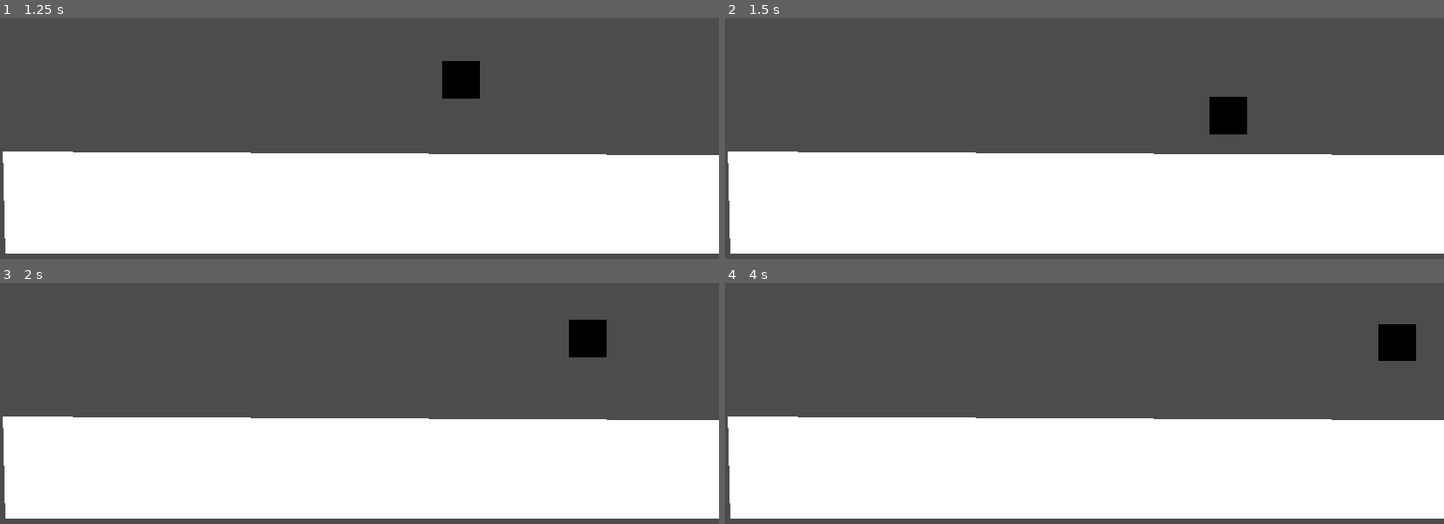
Above: before the commit, frames 1-4 (two rows, left to right).
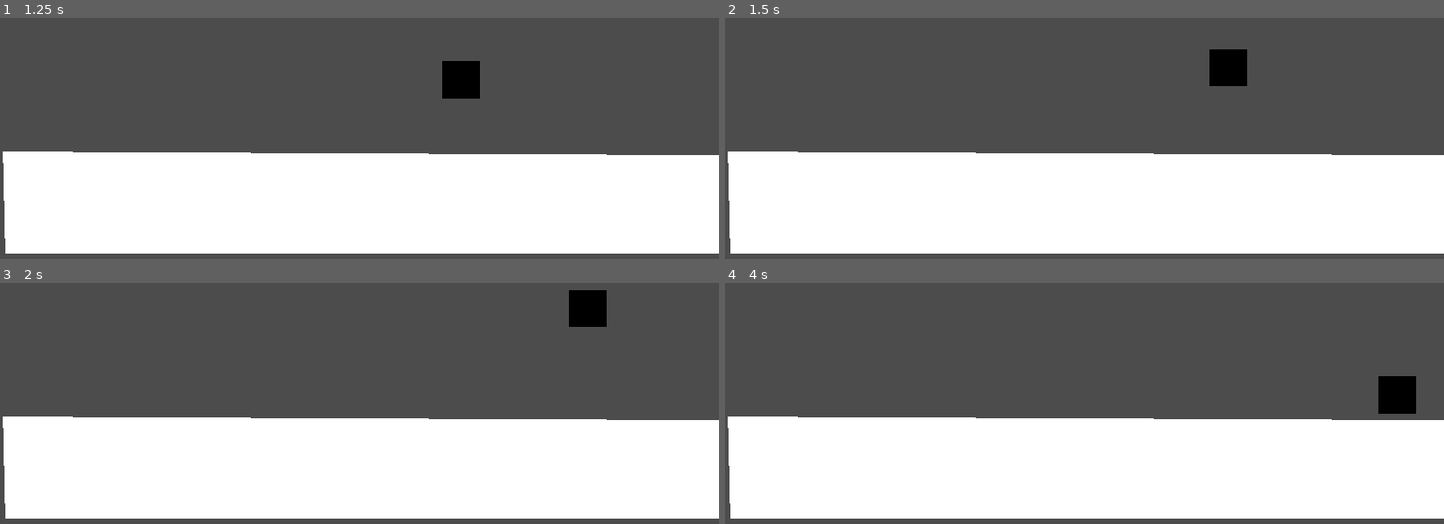
Above: after the commit, the same moments.

Repository: gabs-passarinho-garcia/moonLightJamPWojeto
Game: Godot game, scene res://menus/main_menu.tscn
The game is run twice, just before and just after one commit, with the same random seed, the same clock (stepped at 60 frames per second) and the same inputs.
Inputs:
- Up to frame 1 (1.25 s): hold D (right) from 0.53 s (still down); hold W (jump) from 0.53 s (still down)
- Up to frame 2 (1.5 s): keep holding D (right); release W (jump) at 1.28 s; tap W (jump) at 1.35 s
- Up to frame 3 (2 s): keep holding D (right); tap W (jump) at 1.52, 1.82 s
- Up to frame 4 (4 s): release D (right) at 2.03 s; hold A (left) 2.03-2.78 s; hold W (jump) 2.03-2.78 s; hold D (right) from 2.78 s (still down); tap W (jump) at 2.85, 3.02, 3.32 s; hold W (jump) from 3.53 s (still down)

Frame 1 is identical in both runs. In frame 2, 1.6% of the frame differs, in the area x 67-73%, y 13-49%; in frame 3, 1.3%; in frame 4, 1.6%.

Commit message:
implementado double jump

Diff:
--- a/pwojeto/Scripts/Character.gd
+++ b/pwojeto/Scripts/Character.gd
@@ -5,6 +5,9 @@
 var GRAVITY=1200
 var JUMPSPEED=600
 var velocity=Vector2()
+var has_double_jump=true
+var life=100
+var double_jump_cost=10
 func _ready():
 	pass # Replace with function body.
 
@@ -21,14 +24,26 @@
 			$Sprite.flip_h=false
 	else:
 		velocity.x=0
-	if Input.is_action_pressed("jump") and is_on_floor() :
-		print(1)
-		velocity.y=-JUMPSPEED
+	if Input.is_action_just_pressed("jump") :
+		if is_on_floor():
+
+			velocity.y=-JUMPSPEED
+		elif has_double_jump:
+			print(1)
+			double_jump()
 
 	if not is_on_floor():
 		velocity.y+=GRAVITY*delta
+	else:
+		has_double_jump=true
 	velocity=move_and_slide(velocity,Vector2(0,-1))
 
-# Called every frame. 'delta' is the elapsed time since the previous frame.
-#func _process(delta):
-#	pass
+func double_jump():
+	velocity.y=-JUMPSPEED
+	has_double_jump=false
+	damage(double_jump_cost)
+
+func damage(damage):
+	life-=damage
+	if life<0:
+		queue_free()
